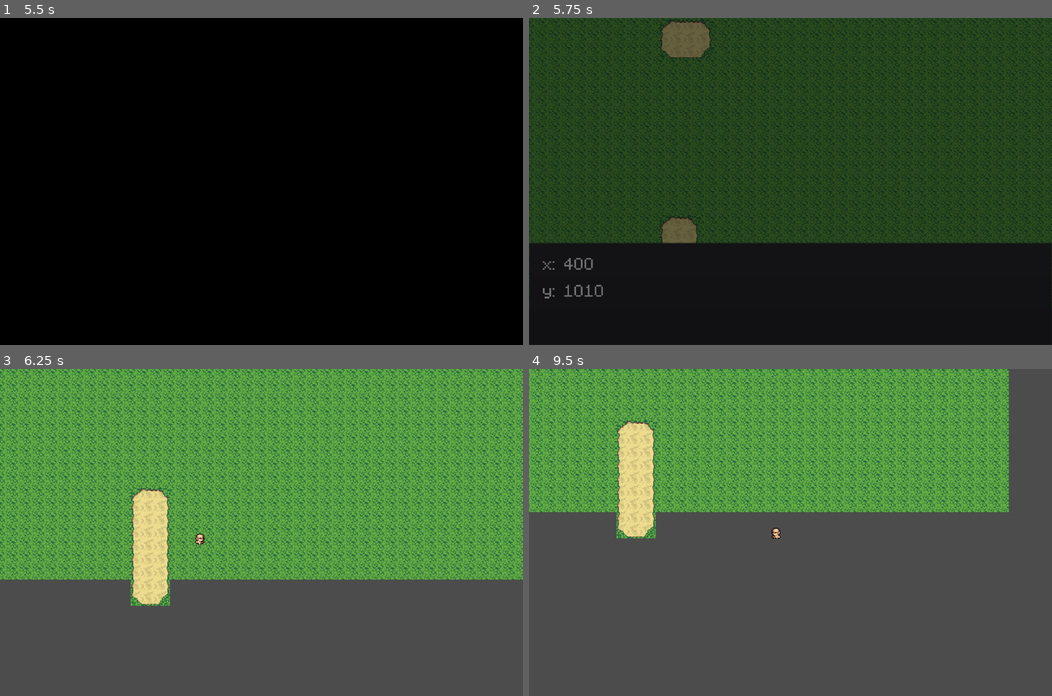
Above: before the commit, frames 1-4 (two rows, left to right).
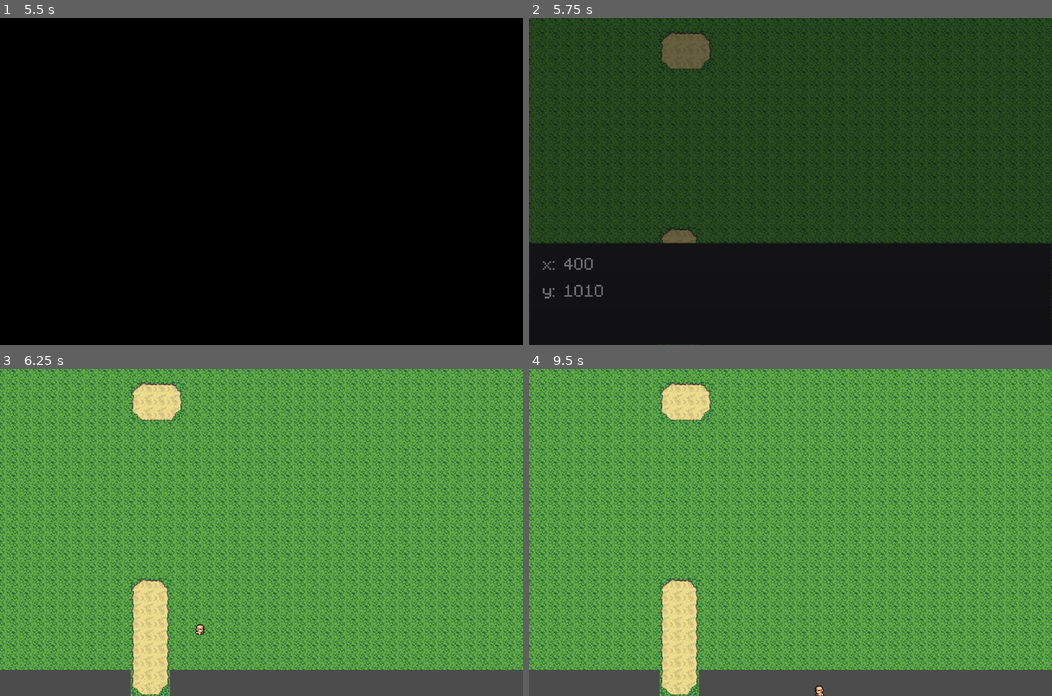
Above: after the commit, the same moments.

Repository: majormunky/MiniRPG
Game: Godot game, scene res://scenes/Game.tscn
Two runs of this game, one before a commit and one after it. Both use one fixed random seed, a clock stepped at 60 frames per second and the inputs below. This scene is started directly instead of the project's main scene.
Inputs:
- Up to frame 1 (5.5 s): hold F (inspect) 0.53-1.28 s; hold W (walk_up) 0.53-2.03 s; tap F (inspect) at 1.35, 2.85, 4.35 s; hold F (inspect) 2.03-2.78 s; hold A (walk_left) 2.03-3.53 s; tap Enter at 2.75 s; hold S (walk_down) 3.53-4.28 s; hold F (inspect) 3.53-4.28 s; hold D (walk_right) 4.28-5.03 s; hold W (walk_up) from 5.03 s (still down); hold F (inspect) from 5.03 s (still down)
- Up to frame 2 (5.75 s): keep holding W (walk_up); keep holding F (inspect)
- Up to frame 3 (6.25 s): release W (walk_up) at 5.78 s; release F (inspect) at 5.78 s; hold D (walk_right) from 5.78 s (still down); tap F (inspect) at 5.85 s
- Up to frame 4 (9.5 s): hold F (inspect) 6.53-7.28 s; tap F (inspect) at 7.35, 8.85 s; release D (walk_right) at 8.03 s; hold S (walk_down) 8.03-8.78 s; hold F (inspect) 8.03-8.78 s; hold A (walk_left) from 8.78 s (still down)

Frame 1 is identical in both runs. In frame 2, 6.1% of the frame differs, in the area x 0-100%, y 0-69%; in frame 3, 59%; in frame 4, 73%, in the area x 0-100%, y 0-100%.

Commit message:
Working towards setting camera limits dynamically when we load maps.  Seems to be some bug that happens when we transition to a new map vs loading the initial map

Diff:
--- a/project.godot
+++ b/project.godot
@@ -17,6 +17,7 @@
 [autoload]
 
 PlayerData="*res://scripts/PlayerData.gd"
+MapData="*res://scripts/MapData.gd"
 
 [display]
 
--- a/scenes/Game.gd
+++ b/scenes/Game.gd
@@ -9,7 +9,7 @@
 
 func _ready():
 	print("Game Starting")
-	print("Player Name:", PlayerData.player_name)
+	player.update_map_limits()
 
 func _input(event):
 	if event.is_action_pressed("menu"):
@@ -34,6 +34,7 @@
 	print("in game.gd setting new player position")
 	get_node("Player").position.x = data.x
 	get_node("Player").position.y = data.y
+	# get_node("Player").update_map_limits()
 
 
 func _on_WorldManager_before_map_change():
@@ -42,5 +43,7 @@
 
 
 func _on_WorldManager_after_map_change():
+	print("AFTER MAP CHANGE")
 	transition_rect.fadeOut()
 	get_tree().paused = false
+	player.update_map_limits()
--- a/scenes/Player.gd
+++ b/scenes/Player.gd
@@ -8,8 +8,17 @@
 onready var camera = $Camera2D
 
 # These values will eventually come from a global map info object thing
-const map_max_width = 2976
-const map_max_height = 1696
+var map_max_height = MapData.map_height
+var map_max_width = MapData.map_width
+
+func update_map_limits():
+	print("Updating map limits")
+	map_max_height = MapData.map_height
+	map_max_width = MapData.map_width
+	print("map_max_width", map_max_width)
+	print("map_max_height", map_max_height)
+	camera.limit_right = map_max_width
+	camera.limit_bottom = map_max_height
 
 func _ready():
 	camera.limit_right = map_max_width
--- a/scenes/WorldManager.gd
+++ b/scenes/WorldManager.gd
@@ -28,6 +28,14 @@
 	load_world("World")
 
 
+func calculate_bounds(tilemap):
+	var cell_bounds = tilemap.get_used_rect()
+	# create transform
+	var cell_to_pixel = Transform2D(Vector2(tilemap.cell_size.x * tilemap.scale.x, 0), Vector2(0, tilemap.cell_size.y * tilemap.scale.y), Vector2())
+	# apply transform
+	return Rect2(cell_to_pixel * cell_bounds.position, cell_to_pixel * cell_bounds.size)
+
+
 func on_town_entered(name):
 	print("TOWN ENTERED ", name)
 	load_world(name)
@@ -48,6 +56,7 @@
 
 
 func load_world(name):
+	print("Loading Map: " + name)
 	# remove current world
 	var children = get_children()
 	if len(children) > 0:
@@ -81,5 +90,11 @@
 	# Add map as a child
 	add_child(new_map)
 
+	print("Calculating map size")
+	var map_size = calculate_bounds(new_map.get_node("TileMap"))
+	print(map_size)
+	MapData.map_height = map_size.size.y
+	MapData.map_width = map_size.size.x
+
 	new_map.connect("location_change", self, "on_location_change")
 	new_map.connect("set_player_position", self, "on_set_player_position")
--- /dev/null
+++ b/scripts/MapData.gd
@@ -0,0 +1,4 @@
+extends Node
+
+var map_width = 0
+var map_height = 0
